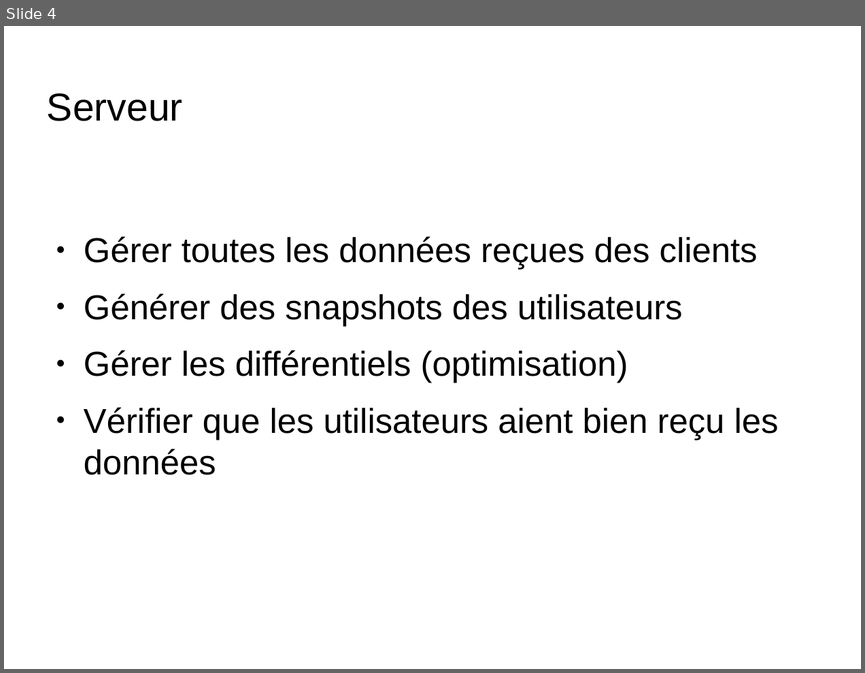
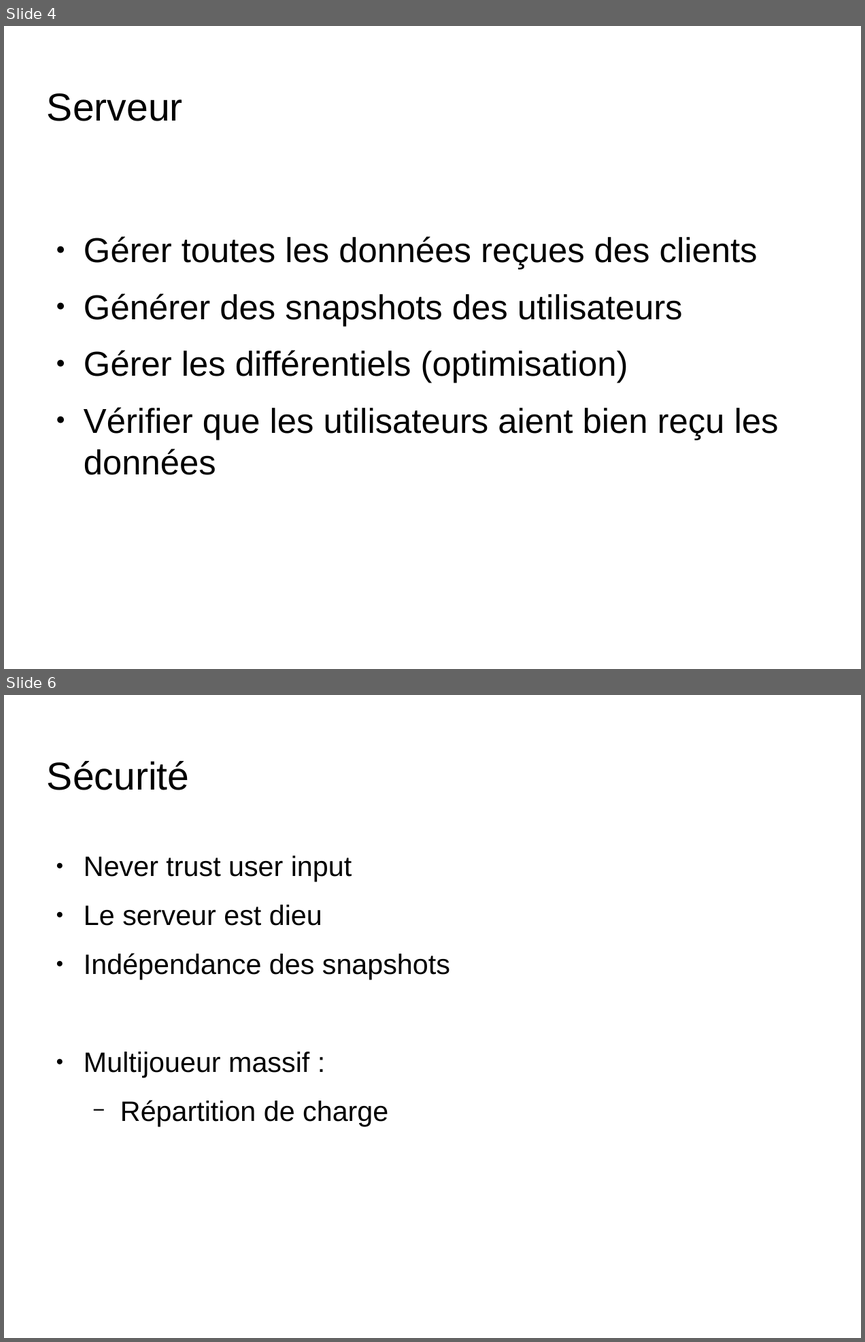
Before and after one commit to Irkam/HowToMultiplayerLulz5, a slide deck: presentation_diapo/presentation-jeu-multijoueur.odp. Shown one above the other, each under a label of ours: slide 4 before the commit, slides 4 and 6 after it; the slides between them are not shown. The pictures are 865x673 and 865x1342 pixels, drawn with LibreOffice and Linux fonts; fonts in the diff are those of the drawing; background and template pictures are left out. Boxes give left, top, right and bottom in pixels: in the first picture for what was removed or moved away, otherwise in the second. Text is boxed around its words. In the diff, an @@ line names an element or a change of style, - is before the commit and + after.

```diff
--- a/presentation_diapo/presentation-jeu-multijoueur.odp
+++ b/presentation_diapo/presentation-jeu-multijoueur.odp
@@ slide 6 added at [4,695,861,1338], background picture (left out) @@
@@ title added at [47,761,189,790], 36 pt, text #000000 @@
+Sécurité
@@ text added at [84,855,450,1126], 26 pt, text #000000 @@
+● Never trust user input
+● Le serveur est dieu
+● Indépendance des snapshots
+● Multijoueur massif :
+  − Répartition de charge
```
Also in this commit, not shown: 4 slides changed, 1 slide removed, 1 other file.
